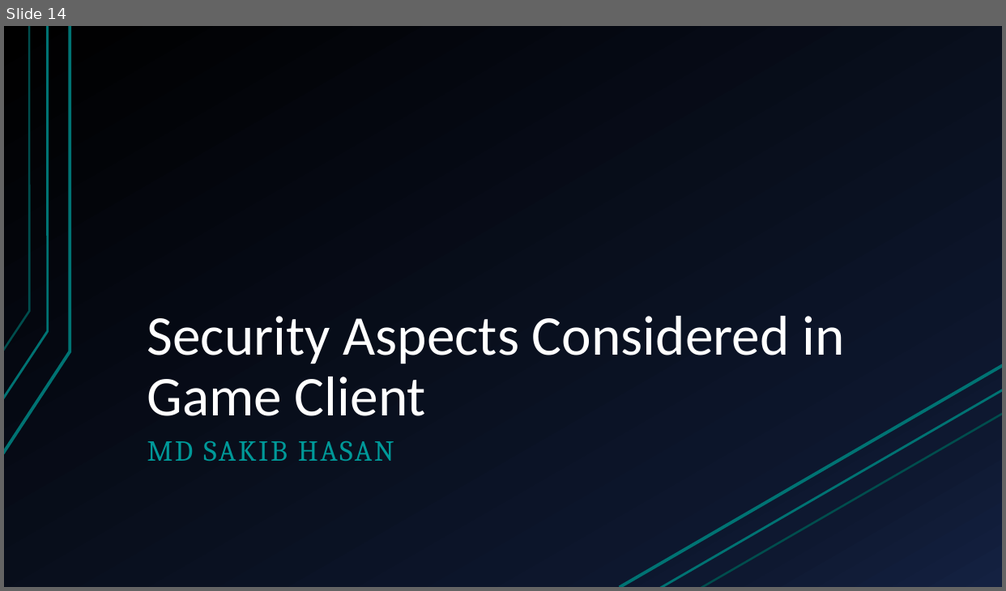
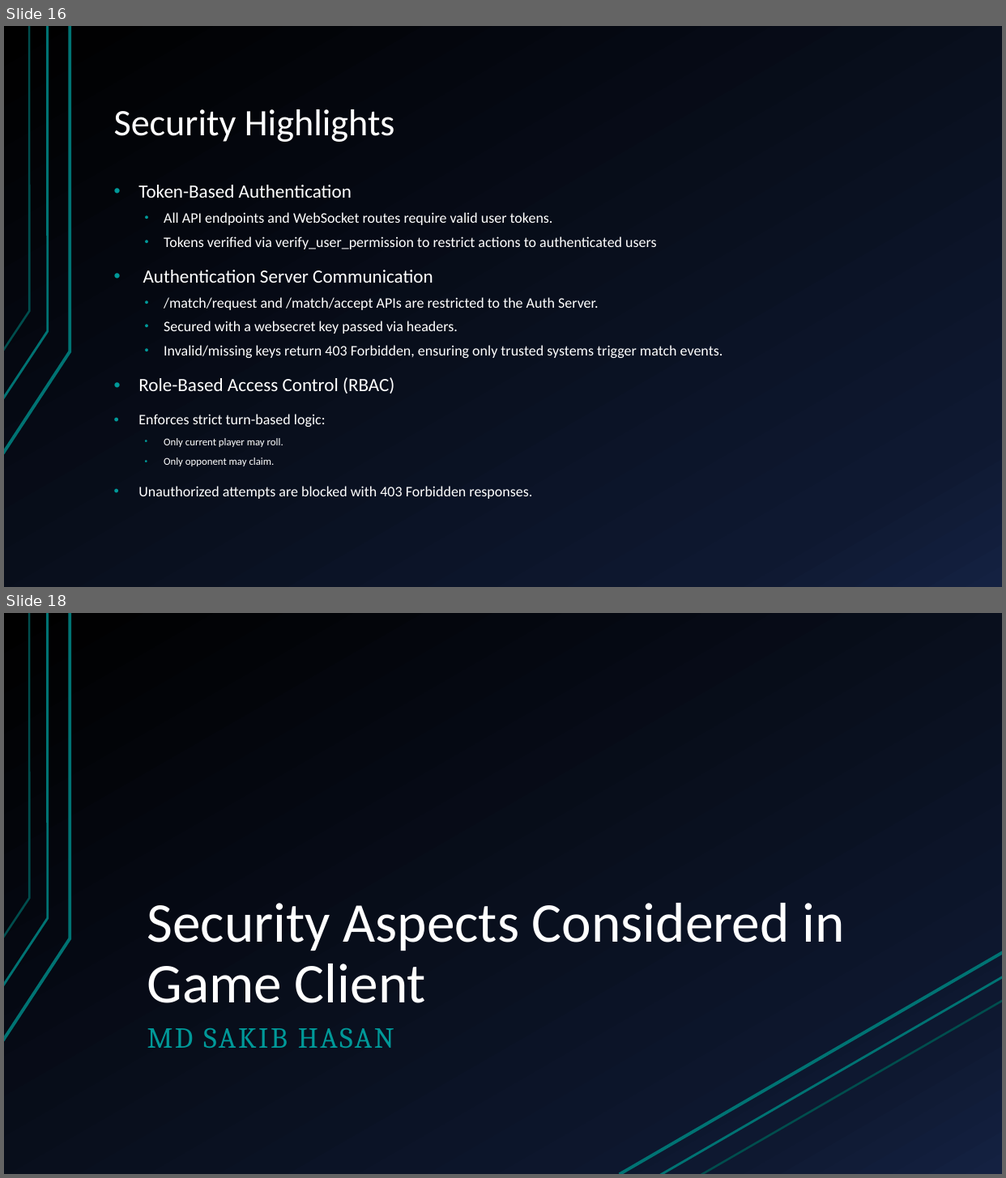
Before and after one commit to sakibh20/secure-post, a slide deck: Documentation/Bluff game.pptx. Shown one above the other, each under a label of ours: slide 14 before the commit, slides 16 and 18 after it; the slides between them are not shown. The pictures are 1006x591 and 1006x1178 pixels, drawn with LibreOffice and Linux fonts; fonts in the diff are those of the drawing. Boxes give left, top, right and bottom in pixels: in the first picture for what was removed or moved away, otherwise in the second. Text is boxed around its words. In the diff, an @@ line names an element or a change of style, - is before the commit and + after.

```diff
--- a/Documentation/Bluff game.pptx
+++ b/Documentation/Bluff game.pptx
@@ slide 16 added at <box>4,26,1002,587</box>, background gradient #000000 to #0F1931 to #142242; not listed: 3 template elements that a slide beside it also shows @@
@@ title added at <box>114,109,395,142</box>, 36 pt, text #FFFFFF @@
+Security Highlights
@@ text added at <box>138,185,723,499</box>, 14 pt, text #FFFFFF @@
+• Token-Based Authentication
+  • All API endpoints and WebSocket routes require valid user tokens.
+  • Tokens verified via verify_user_permission to restrict actions to authenticated users
+• Authentication Server Communication
+  • /match/request and /match/accept APIs are restricted to the Auth Server.
+  • Secured with a websecret key passed via headers.
+  • Invalid/missing keys return 403 Forbidden, ensuring only trusted systems trigger match events.
+• Role-Based Access Control (RBAC)
+• Enforces strict turn-based logic:
+  • Only current player may roll.
+  • Only opponent may claim.
+• Unauthorized attempts are blocked with 403 Forbidden responses.
@@ what was slide 14 is now slide 18 @@
```
Also in this commit, not shown: 5 other slides added, 2 slides removed, 5 other files.
